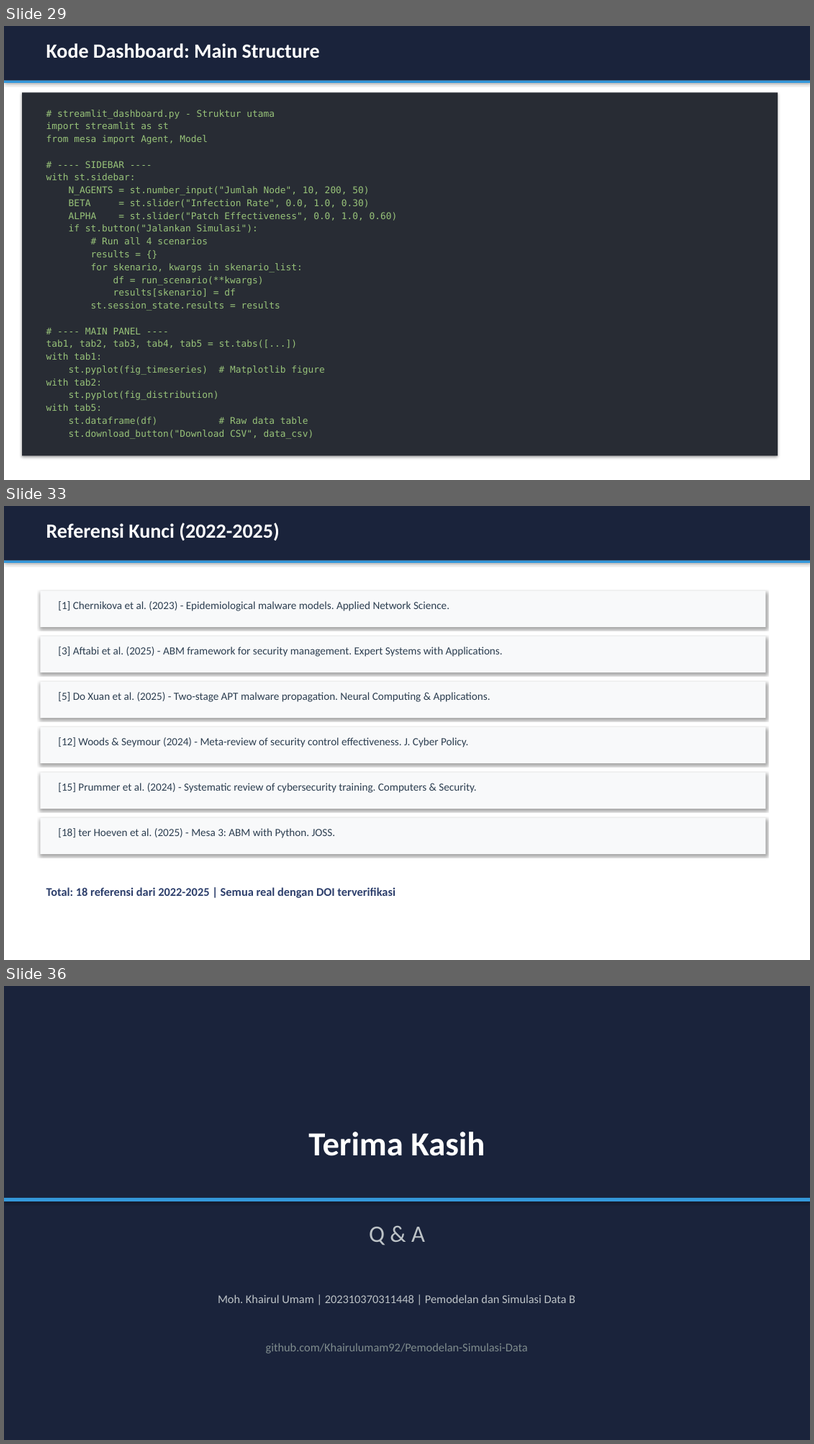
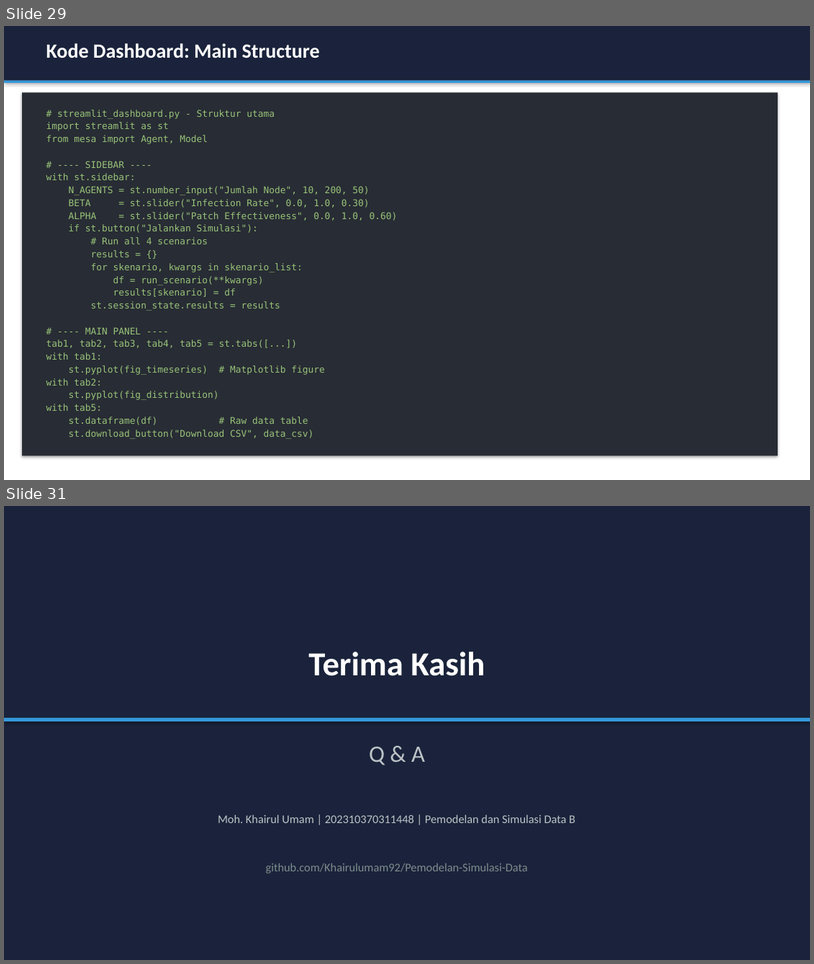
Before and after one commit to Khairulumam92/Pemodelan-Simulasi-Data, a slide deck: presentasi_ta.pptx. Shown one above the other, each under a label of ours: slides 29, 33 and 36 before the commit, slides 29 and 31 after it; the slides between them are not shown. The pictures are 814x1444 and 814x964 pixels, drawn with LibreOffice and Linux fonts; fonts in the diff are those of the drawing. Boxes give left, top, right and bottom in pixels: in the first picture for what was removed or moved away, otherwise in the second. Text is boxed around its words. In the diff, an @@ line names an element or a change of style, - is before the commit and + after.

Commit message:
Hapus slide jurnal dari PPT, tambah kesimpulan paragraf, bersihkan file template

```diff
--- a/presentasi_ta.pptx
+++ b/presentasi_ta.pptx
@@ slide 33 removed at <box>4,506,810,960</box>, background #FFFFFF @@
@@ rectangle removed at <box>4,506,810,561</box> @@
@@ text removed at <box>46,523,279,541</box> @@
-Referensi Kunci (2022-2025)
@@ rectangle removed at <box>4,561,810,563</box> @@
@@ rectangle removed at <box>40,591,766,627</box> @@
@@ text removed at <box>58,601,450,611</box> @@
-[1] Chernikova et al. (2023) - Epidemiological malware models. Applied Network Science.
@@ rectangle removed at <box>40,636,766,672</box> @@
@@ text removed at <box>58,646,503,656</box> @@
-[3] Aftabi et al. (2025) - ABM framework for security management. Expert Systems with Applications.
@@ rectangle removed at <box>40,682,766,718</box> @@
@@ text removed at <box>58,692,491,702</box> @@
-[5] Do Xuan et al. (2025) - Two-stage APT malware propagation. Neural Computing & Applications.
@@ rectangle removed at <box>40,727,766,763</box> @@
@@ text removed at <box>58,737,468,747</box> @@
-[12] Woods & Seymour (2024) - Meta-review of security control effectiveness. J. Cyber Policy.
@@ rectangle removed at <box>40,772,766,808</box> @@
@@ text removed at <box>58,782,476,793</box> @@
-[15] Prummer et al. (2024) - Systematic review of cybersecurity training. Computers & Security.
@@ rectangle removed at <box>40,818,766,854</box> @@
@@ text removed at <box>58,828,336,838</box> @@
-[18] ter Hoeven et al. (2025) - Mesa 3: ABM with Python. JOSS.
@@ text removed at <box>46,887,396,898</box> @@
-Total: 18 referensi dari 2022-2025 | Semua real dengan DOI terverifikasi
@@ what was slide 36 is now slide 31 @@
```
Also in this commit, not shown: 1 slide changed, 1 slide added, 5 other slides removed, 3 other files.
